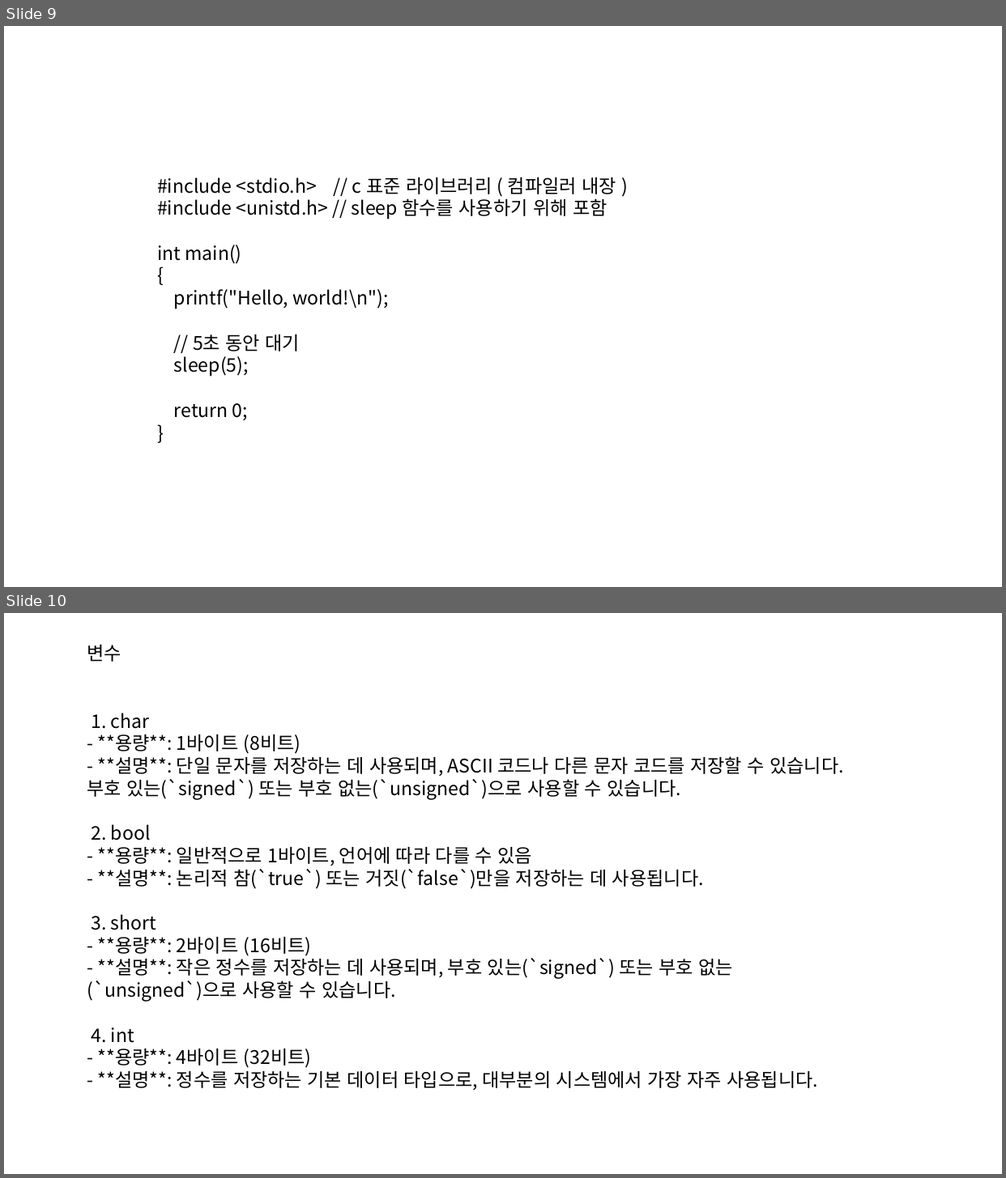
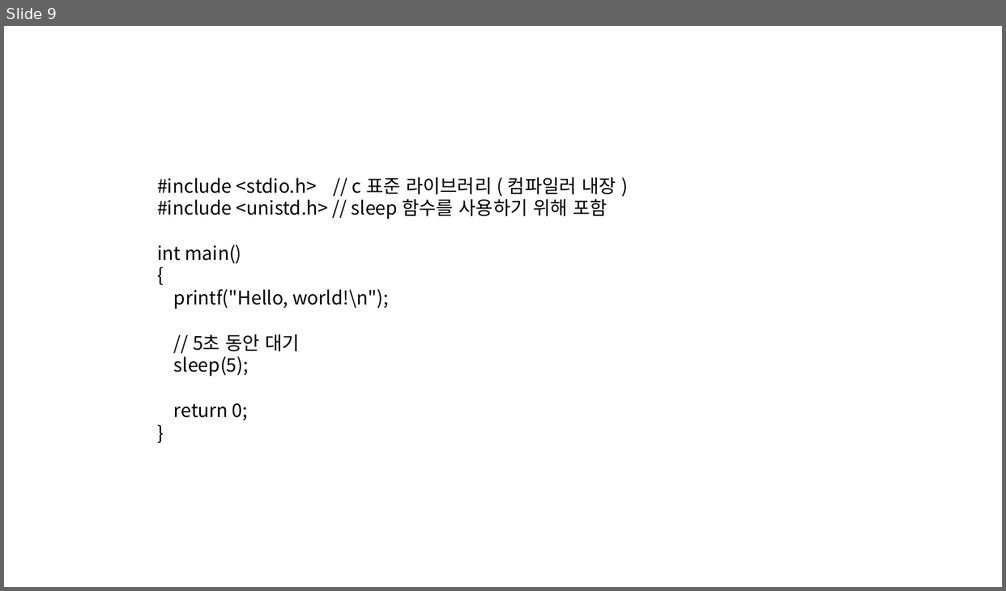
Before and after one commit to Pacman18/SantaClass, a slide deck: Week_1.pptx. Shown one above the other, each under a label of ours: slides 9 and 10 before the commit, slide 9 after it. The pictures are 1006x1178 and 1006x591 pixels, drawn with LibreOffice and Linux fonts; fonts in the diff are those of the drawing. Boxes give left, top, right and bottom in pixels: in the first picture for what was removed or moved away, otherwise in the second. Text is boxed around its words. In the diff, an @@ line names an element or a change of style, - is before the commit and + after.

```diff
--- a/Week_1.pptx
+++ b/Week_1.pptx
@@ slide 10 removed at [4, 613, 1002, 1174], background #FFFFFF @@
@@ text removed at [87, 645, 121, 662] @@
-변수
@@ text removed at [87, 713, 843, 1090] @@
-1. char
-- **용량**: 1바이트 (8비트)
-- **설명**: 단일 문자를 저장하는 데 사용되며, ASCII 코드나 다른 문자 코드를 저장할 수 있습니다. 부호 있는(`signed`) 또는 부호 없는(`unsigned`)으로 사용할 수 있습니다.
-2. bool
-- **용량**: 일반적으로 1바이트, 언어에 따라 다를 수 있음
-- **설명**: 논리적 참(`true`) 또는 거짓(`false`)만을 저장하는 데 사용됩니다.
-3. short
-- **용량**: 2바이트 (16비트)
-- **설명**: 작은 정수를 저장하는 데 사용되며, 부호 있는(`signed`) 또는 부호 없는(`unsigned`)으로 사용할 수 있습니다.
-4. int
-- **용량**: 4바이트 (32비트)
-- **설명**: 정수를 저장하는 기본 데이터 타입으로, 대부분의 시스템에서 가장 자주 사용됩니다.
```
Also in this commit, not shown: 2 slides added, 1 other slide removed.
